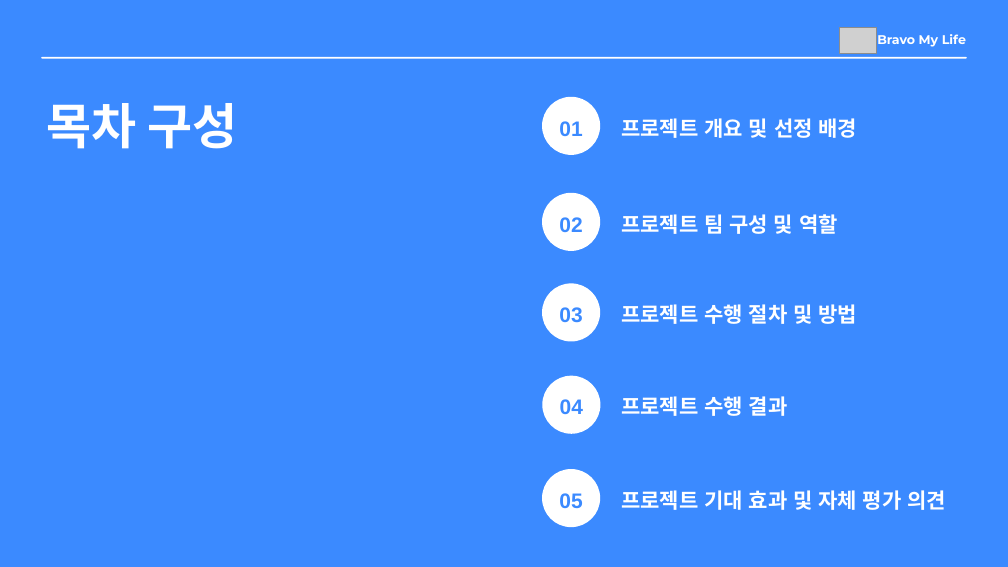
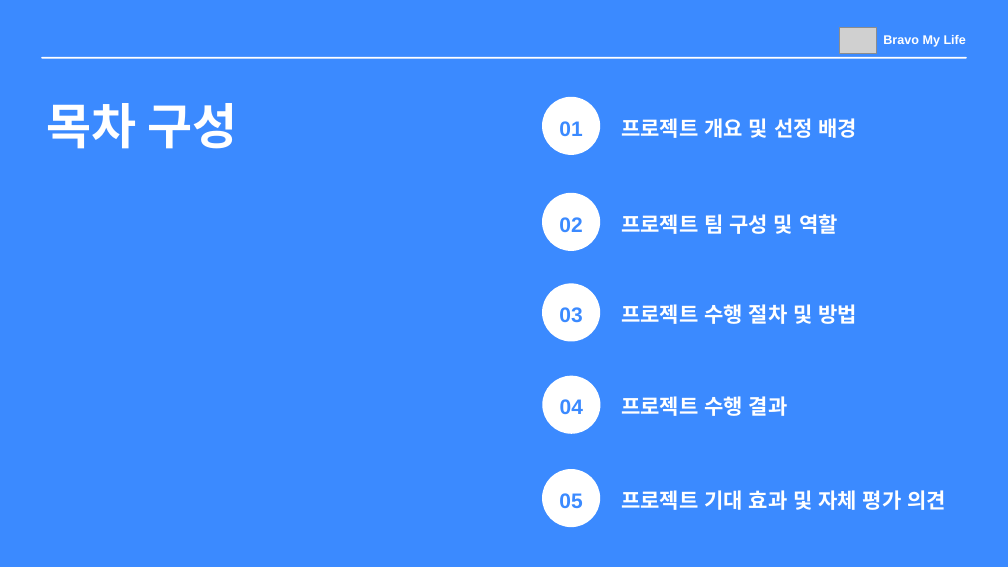
Before and after one commit to Parkjisoo00/ecommerce.saturn, a slide deck: slide 2 of resource/10.prepare/Saturn 미완성.pptx. Drawn at 1008x567 pixels with LibreOffice and Linux fonts; fonts in the diff are those of the drawing; grey boxes stand for pictures. Boxes give left, top, right and bottom in pixels: in the first picture for what was removed or moved away, otherwise in the second. Text is boxed around its words. In the diff, an @@ line names an element or a change of style, - is before the commit and + after.

```diff
--- a/resource/10.prepare/Saturn 미완성.pptx
+++ b/resource/10.prepare/Saturn 미완성.pptx
@@ text "Bravo My Life" at (883,35,966,47): font Montserrat to Arial @@
```
Also in this commit, not shown: 23 other slides changed, 7 slides added, 3 other files.
